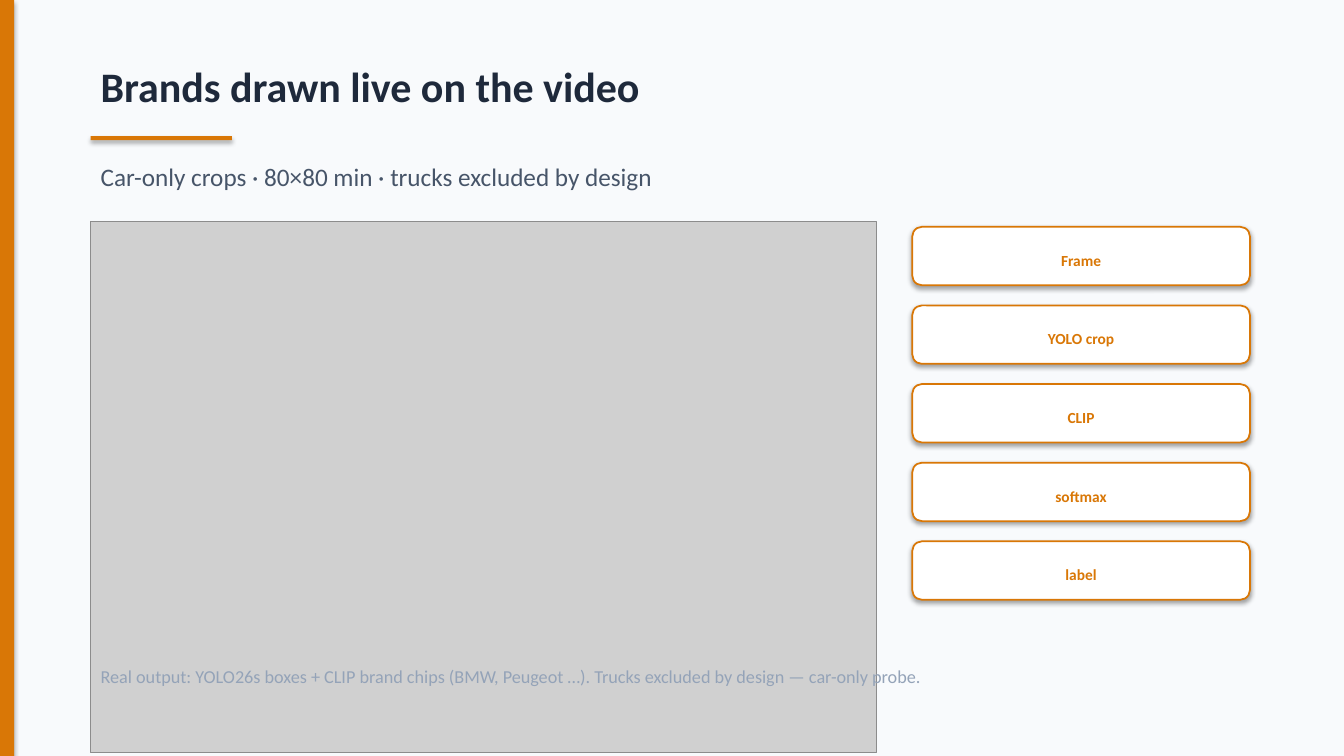
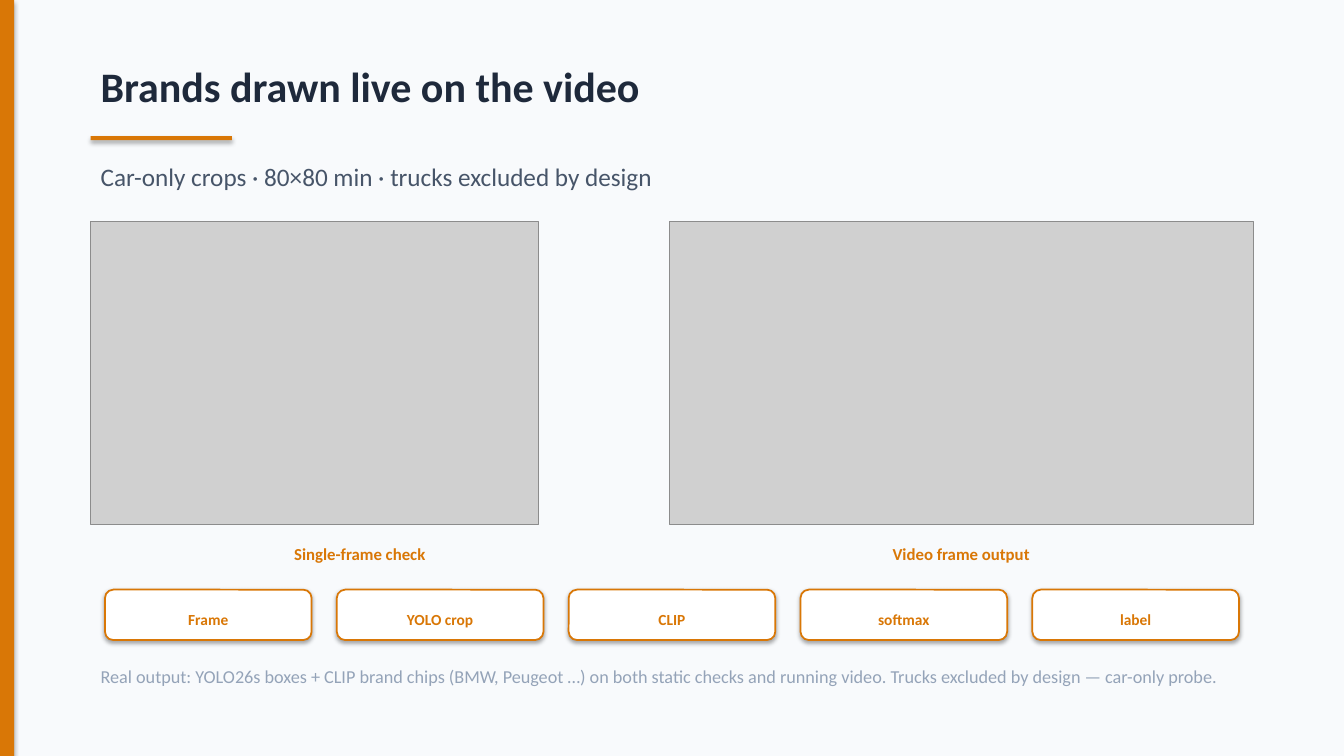
Before and after one commit to dydy2010/computer_vision_hslu_2026, a slide deck: slide 10 of Computer_Vision_Presentation.pptx. Drawn at 1344x756 pixels with LibreOffice and Linux fonts; fonts in the diff are those of the drawing; grey boxes stand for pictures. Boxes give left, top, right and bottom in pixels: in the first picture for what was removed or moved away, otherwise in the second. Text is boxed around its words. In the diff, an @@ line names an element or a change of style, - is before the commit and + after.

Commit message:
update ppt

```diff
--- a/Computer_Vision_Presentation.pptx
+++ b/Computer_Vision_Presentation.pptx
@@ picture: place and size @@
-picture at [91, 222, 877, 752]
+picture at [91, 222, 538, 524]
@@ picture added at [669, 222, 1254, 524] @@
@@ rounded rectangle removed at [912, 227, 1250, 285] @@
@@ rounded rectangle removed at [912, 306, 1250, 364] @@
@@ rounded rectangle removed at [912, 384, 1250, 443] @@
@@ rounded rectangle removed at [912, 463, 1250, 521] @@
@@ text added at [294, 548, 426, 563], 12 pt, text #D97706, bold @@
+Single-frame check
@@ text added at [893, 548, 1030, 563], 12 pt, text #D97706, bold @@
+Video frame output
@@ text "Frame": place and size @@
-text "Frame" at [1061, 256, 1101, 266]
+text "Frame" at [188, 615, 228, 625]
@@ rounded rectangle added at [105, 590, 312, 640], fill #FFFFFF, outline #D97706 1.25 pt @@
@@ text "YOLO crop": place and size @@
-text "YOLO crop" at [1048, 334, 1114, 347]
+text "YOLO crop" at [407, 615, 473, 628]
@@ rounded rectangle added at [337, 590, 543, 640], fill #FFFFFF, outline #D97706 1.25 pt @@
@@ text "CLIP": place and size @@
-text "CLIP" at [1068, 413, 1095, 423]
+text "CLIP" at [658, 615, 685, 625]
@@ rounded rectangle added at [569, 590, 775, 640], fill #FFFFFF, outline #D97706 1.25 pt @@
@@ text "softmax": place and size @@
-text "softmax" at [1055, 491, 1106, 502]
+text "softmax" at [878, 614, 929, 625]
@@ rounded rectangle added at [801, 590, 1007, 640], fill #FFFFFF, outline #D97706 1.25 pt @@
@@ text "label": place and size @@
-text "label" at [1065, 569, 1096, 580]
+text "label" at [1120, 614, 1151, 625]
@@ rounded rectangle: place and size @@
-rounded rectangle at [912, 541, 1250, 600]
+rounded rectangle at [1032, 590, 1239, 640]
@@ text at [101, 670, 1216, 686]: text changed @@
-Real output: YOLO26s boxes + CLIP brand chips (BMW, Peugeot …). Trucks excluded by design — car-only probe.
+Real output: YOLO26s boxes + CLIP brand chips (BMW, Peugeot …) on both static checks and running video. Trucks excluded by design — car-only probe.
```
Also in this commit, not shown: 4 other slides changed, 1 slide added, 2 slides removed, 3 other files.
